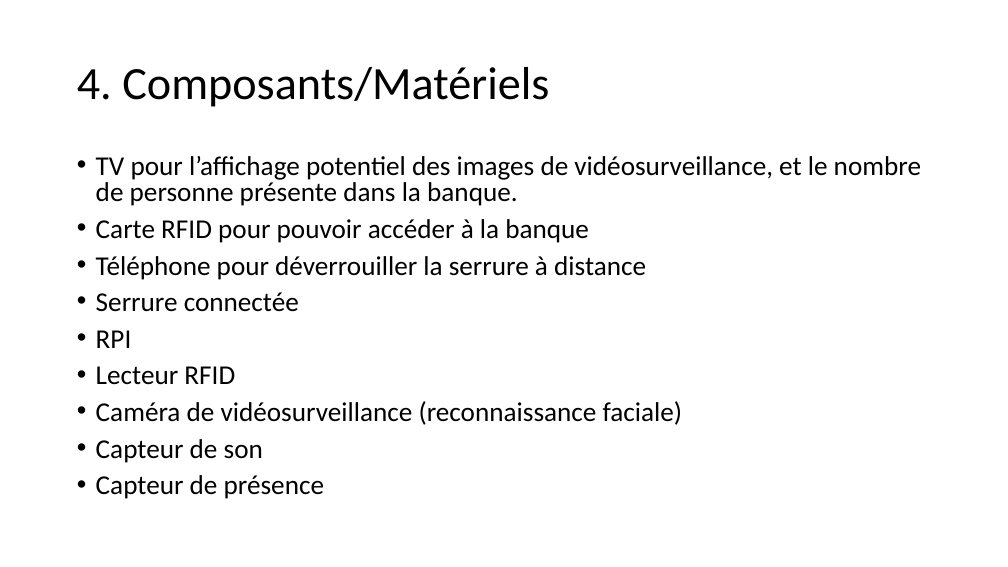
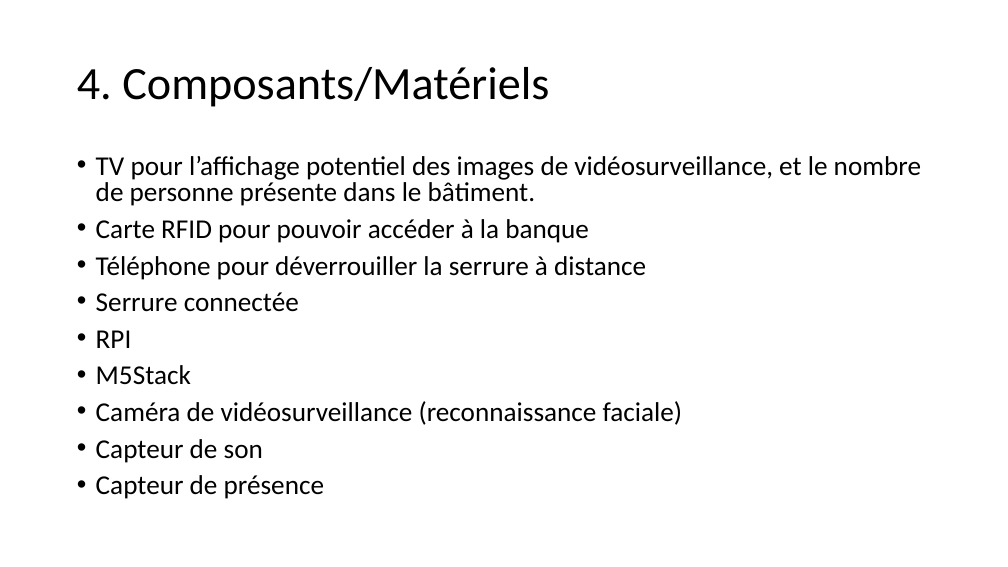
Before and after one commit to mapfra/lpiotia2022_GestionAccesBatiment, a slide deck: slide 6 of Gestion d’accès au batiment.pptx. Drawn at 1008x567 pixels with LibreOffice and Linux fonts; fonts in the diff are those of the drawing. Boxes give left, top, right and bottom in pixels: in the first picture for what was removed or moved away, otherwise in the second. Text is boxed around its words. In the diff, an @@ line names an element or a change of style, - is before the commit and + after.

```diff
--- a/Gestion d’accès au batiment.pptx
+++ b/Gestion d’accès au batiment.pptx
@@ text at [96,156,921,206]: text changed @@
-• TV pour l’affichage potentiel des images de vidéosurveillance, et le nombre de personne présente dans la banque.
+• TV pour l’affichage potentiel des images de vidéosurveillance, et le nombre de personne présente dans le bâtiment.
@@ text at [96,365,191,385]: text changed @@
-• Lecteur RFID
+• M5Stack
```
Also in this commit, not shown: 1 other slide changed, 2 slides added.
